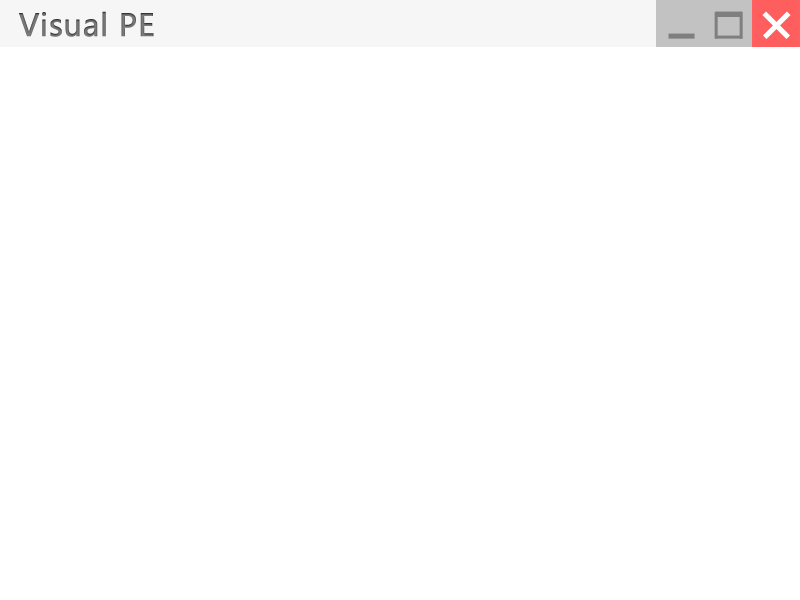
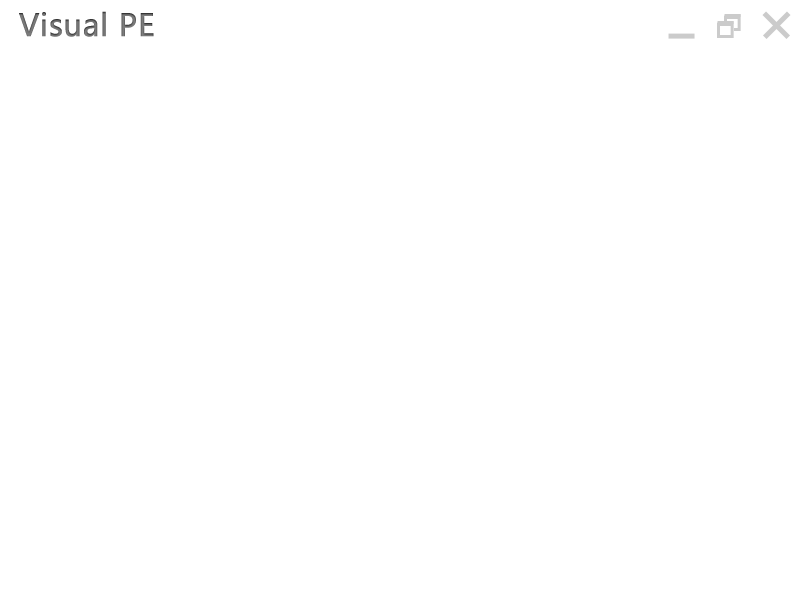
Layer changes from the first 800×600 image to the second:
hid group "BtnSelect" (4 layers) over [656, 0, 800, 48]
showed "Restore" (2nd of 2, in "Caption" › "Btn") over [717, 14, 741, 38]
hid "Max" (2nd of 2, in "Caption" › "Btn") over [714, 11, 743, 39]
hid "图层 1" over [0, 0, 800, 47]
